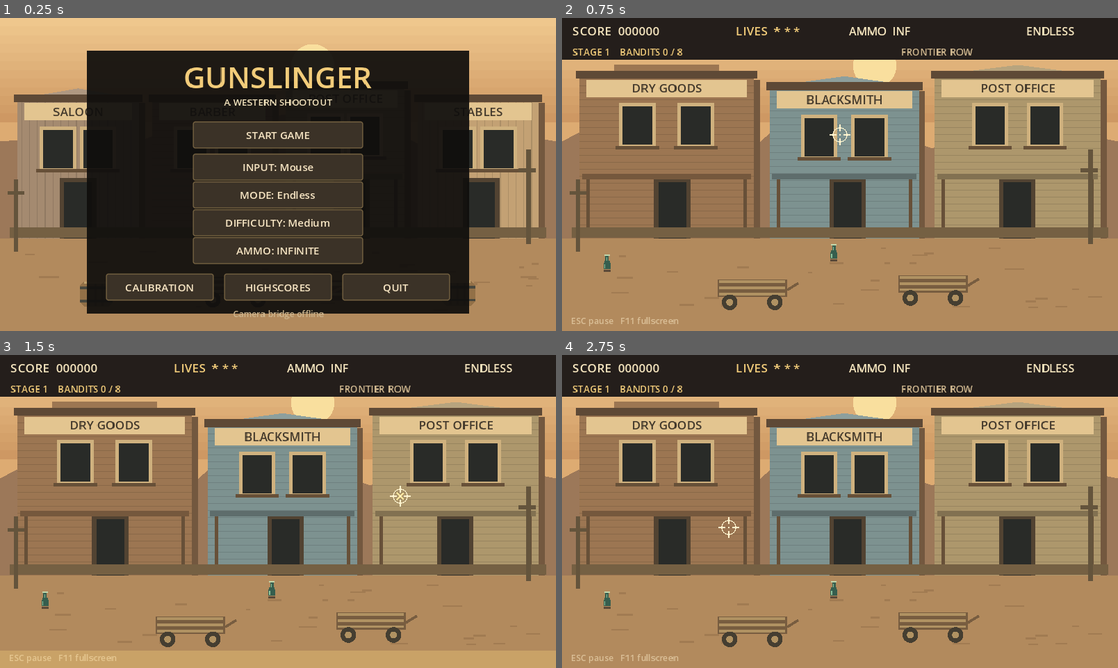
Above: before the commit, frames 1-4 (two rows, left to right).
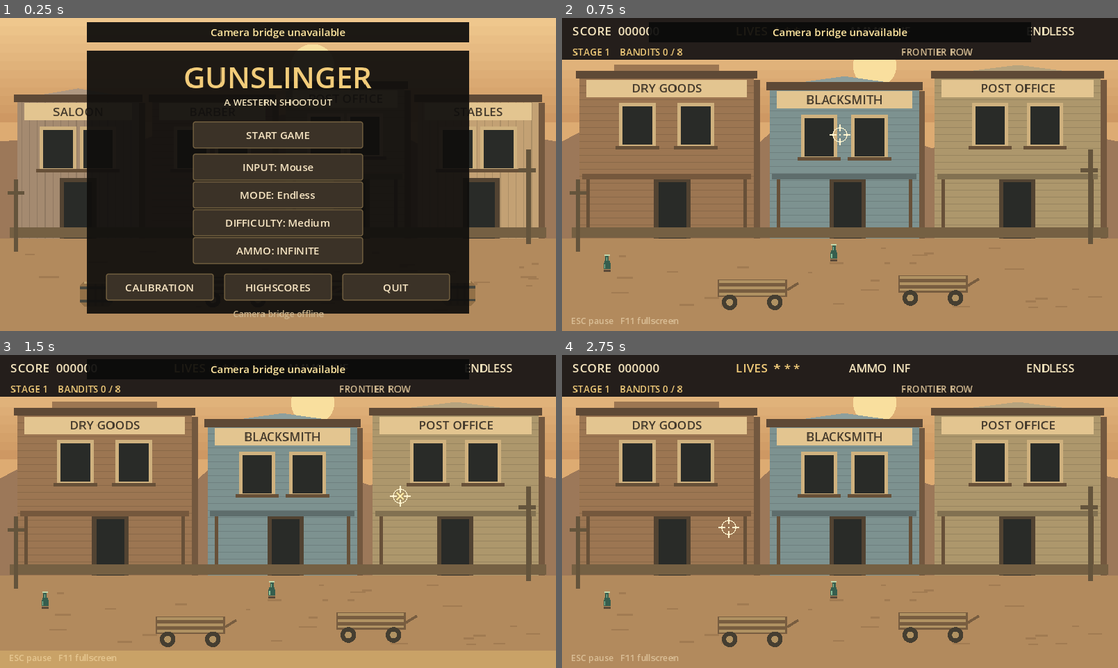
Above: after the commit, the same moments.

Repository: trycoon/gunslinger
Game: Godot game, scene res://scenes/main.tscn
The game is run twice, just before and just after one commit, with the same random seed, the same clock (stepped at 60 frames per second) and the same inputs.
Inputs (mouse positions are in pixels of both pictures, inside the frame that each line leads up to):
- Up to frame 1 (0.25 s): no input
- Up to frame 2 (0.75 s): click "START GAME" at 0.5 s
- Up to frame 3 (1.5 s): tap Enter at 1.25 s; move the mouse to (400, 495) at 1.27 s; click (400, 495) at 1.42 s
- Up to frame 4 (2.75 s): tap Space at 2 s; move the mouse to (728, 527) at 2.02 s; click (728, 527) at 2.17 s

The runs differ from the first frame. In frame 1, 4.4% of the frame differs, in the area x 15-85%, y 1-8%; in frame 2, 0.5%; in frame 3, 0.5%; in frame 4, nothing differs.

Commit message:
feat: use black-background screen for laser detection instead of opencv trying to find dot.

Diff:
--- a/bridge/config.example.json
+++ b/bridge/config.example.json
@@ -2,8 +2,8 @@
   "camera": {
     "backend": "opencv",
     "device": 0,
-    "width": 1280,
-    "height": 720,
+    "width": 640,
+    "height": 480,
     "fps": 30
   },
   "ble": {
@@ -12,8 +12,8 @@
     "enabled": true
   },
   "detector": {
-    "min_red": 210,
-    "min_red_excess": 55,
+    "min_red": 180,
+    "min_red_excess": 40,
     "min_area": 3,
     "max_area": 450,
     "min_change": 25
--- a/scripts/main.gd
+++ b/scripts/main.gd
@@ -98,6 +98,12 @@
 var camera_exposure_us := 5000
 var camera_exposure_pending := false
 
+# Black screen laser detection (synchronous handshake with bridge)
+var black_screen_active := false
+var black_screen_duration := 0.03  # 30ms flash (imperceptible)
+var black_screen_elapsed := 0.0
+var current_shot_id := ""
+
 func _ready() -> void:
 	Engine.max_fps = 60
 	font = ThemeDB.fallback_font
@@ -131,6 +137,7 @@
 	command_udp.set_dest_address("127.0.0.1", 4243)
 	_load_settings()
 	_load_scores()
+	config_request.request("http://127.0.0.1:4244/calibration")
 	if DisplayServer.get_name() != "headless":
 		for sound in ["shot", "shot-with-reload", "reload", "enemy", "civilian", "draw", "dont_shoot", "death1", "death2", "glass"]:
 			var player := AudioStreamPlayer.new()
@@ -607,6 +614,16 @@
 	message_left = maxf(0.0, message_left - delta)
 	damage_flash = maxf(0.0, damage_flash - delta)
 	muzzle_flash = maxf(0.0, muzzle_flash - delta)
+
+	# Manage black screen for laser detection
+	if black_screen_active:
+		black_screen_elapsed += delta
+		if black_screen_elapsed >= black_screen_duration:
+			# Black screen duration complete, signal bridge to capture
+			_signal_black_screen_ready()
+			black_screen_active = false
+			black_screen_elapsed = 0.0
+
 	for shot in shots: shot.ttl -= delta
 	shots = shots.filter(func(shot: Dictionary) -> bool: return shot.ttl > 0.0)
 	if state == "calibration":
@@ -797,6 +814,18 @@
 			item.action.call()
 			return
 
+func _signal_black_screen_ready() -> void:
+	"""Signal bridge that black screen is ready and laser detection can proceed."""
+	if current_shot_id.is_empty():
+		return
+	var request := HTTPRequest.new()
+	add_child(request)
+	var body := JSON.stringify({"id": current_shot_id})
+	var error := request.request("http://127.0.0.1:4244/shot/black-screen", ["Content-Type: application/json"], HTTPClient.METHOD_POST, body)
+	if error != OK:
+		push_error("Failed to signal bridge: ", error)
+	request.tree_exited.connect(func(): request.queue_free())
+
 func _check_bridge_connection(now: float) -> void:
 	if now - bridge_last_seen <= BRIDGE_TIMEOUT:
 		return
@@ -818,7 +847,21 @@
 		if not data is Dictionary: continue
 		if data.get("type") == "status":
 			_bridge_status_received(str(data.get("message", "Camera bridge connected")), Time.get_ticks_msec() / 1000.0)
+		elif data.get("type") == "lightgun_trigger" and input_mode == "Lightgun" and state != "calibration":
+			# New black-screen protocol: bridge tells game to render black screen
+			var trigger_id := str(data.get("id", ""))
+			if trigger_id.is_empty() or trigger_id in seen_shots:
+				continue
+			seen_shots.append(trigger_id)
+			if seen_shots.size() > 128: seen_shots.pop_front()
+			if state == "playing" and float(data.get("fired_at", 0.0)) < combat_started_at:
+				continue
+			# Start black screen render and prepare to signal bridge
+			current_shot_id = trigger_id
+			black_screen_active = true
+			black_screen_elapsed = 0.0
 		elif data.get("type") == "shot" and input_mode == "Lightgun" and state != "calibration":
+			# Legacy: direct shot result (from old protocol or mouse input simulation)
 			var identifier := str(data.get("id", ""))
 			var age := Time.get_unix_time_from_system() - float(data.get("fired_at", 0.0))
 			if identifier.is_empty() or identifier in seen_shots or age > 0.8 or age < -1.0: continue
@@ -915,6 +958,8 @@
 	if message_left > 0.0:
 		draw_rect(Rect2(100, 5, 440, 23), Color(0.04, 0.04, 0.04, 0.92))
 		_center(message, 21, 12, Color("ffe6a0"))
+	if black_screen_active:
+		draw_rect(Rect2(Vector2.ZERO, SIZE), Color.BLACK)
 
 func _draw_crosshair(point: Vector2) -> void:
 	draw_circle(point, 8, Color("fff3ce"), false, 1.0)
